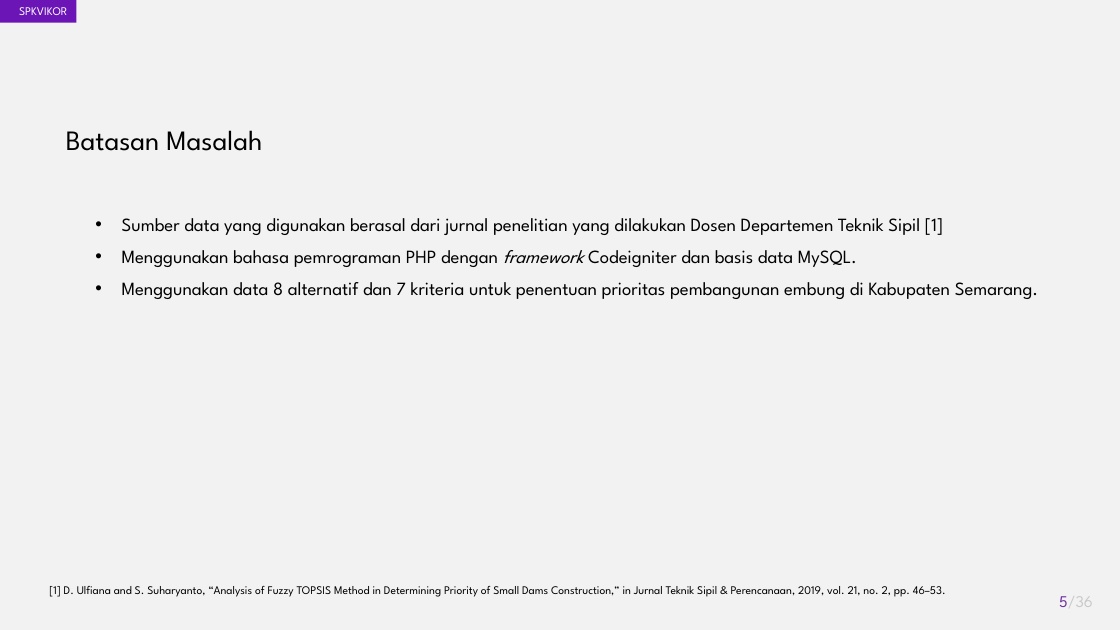
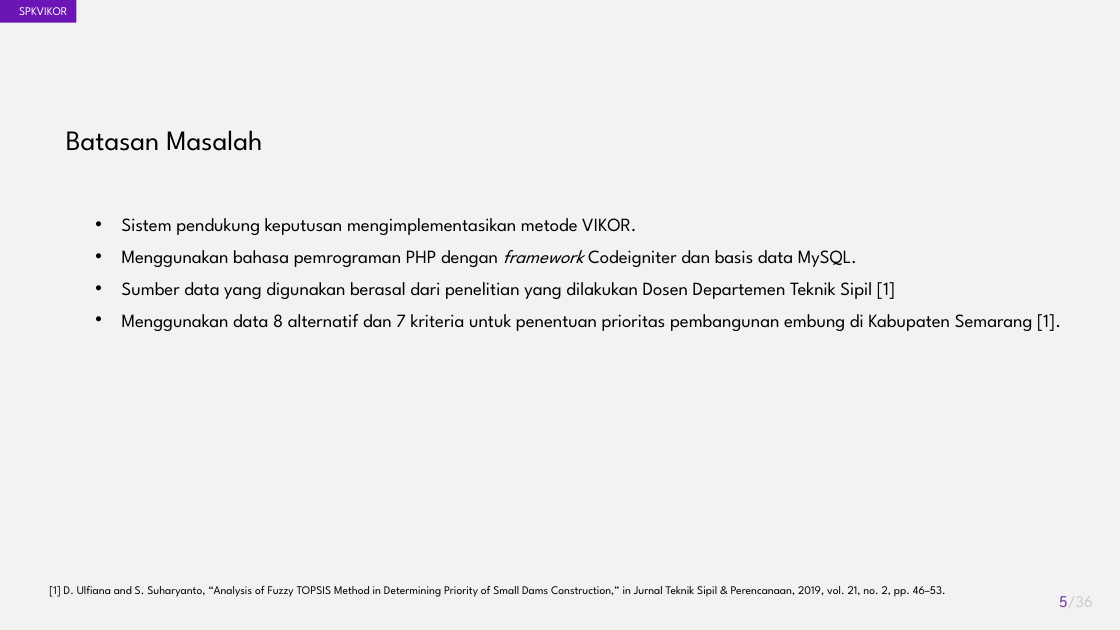
Before and after one commit to akhmadali7/TugasAkhir, a slide deck: slide 5 of PPT - TA - Akhmad Ali Sajidin.pptx. Drawn at 1120x630 pixels with LibreOffice and Linux fonts; fonts in the diff are those of the drawing. Boxes give left, top, right and bottom in pixels: in the first picture for what was removed or moved away, otherwise in the second. Text is boxed around its words. In the diff, an @@ line names an element or a change of style, - is before the commit and + after.

```diff
--- a/PPT - TA - Akhmad Ali Sajidin.pptx
+++ b/PPT - TA - Akhmad Ali Sajidin.pptx
@@ text at [122, 218, 636, 235]: text changed @@
-• Sumber data yang digunakan berasal dari jurnal penelitian yang dilakukan Dosen Departemen Teknik Sipil [1]
+• Sistem pendukung keputusan mengimplementasikan metode VIKOR.
@@ text at [122, 282, 1061, 331]: text changed @@
-• Menggunakan data 8 alternatif dan 7 kriteria untuk penentuan prioritas pembangunan embung di Kabupaten Semarang.
+• Sumber data yang digunakan berasal dari penelitian yang dilakukan Dosen Departemen Teknik Sipil [1]
+• Menggunakan data 8 alternatif dan 7 kriteria untuk penentuan prioritas pembangunan embung di Kabupaten Semarang [1].
```
Also in this commit, not shown: 5 other slides changed, 1 slide added.
